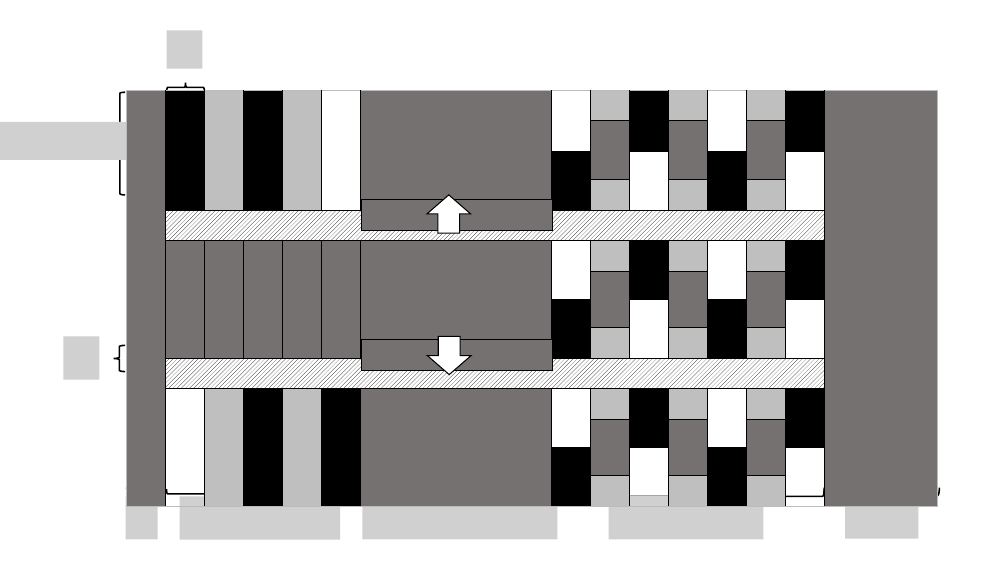
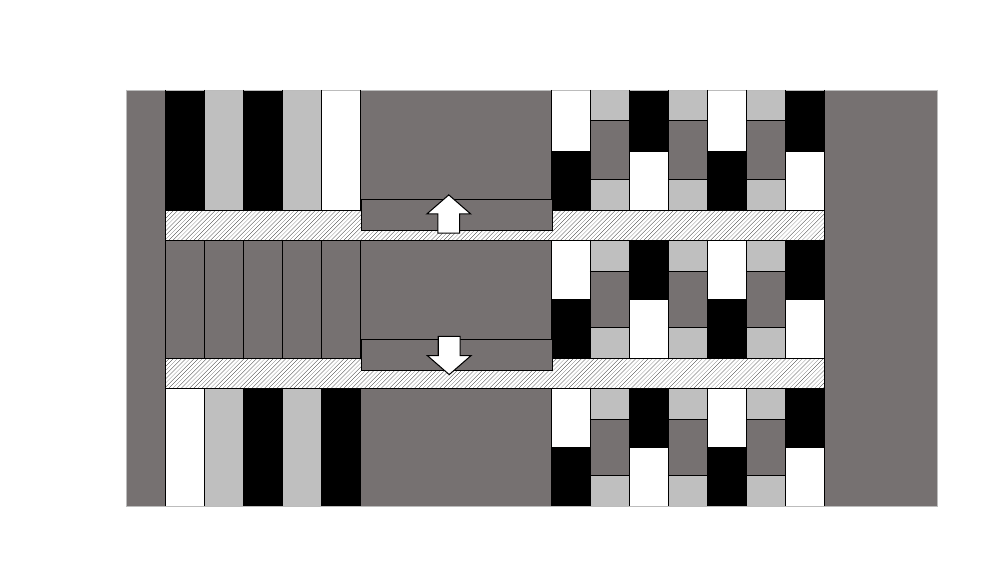
Before and after one commit to MasayaOda/SR, a slide deck: slide 1 of 図作成用パワーポイント/ojoken1.pptx. Drawn at 1008x567 pixels with LibreOffice and Linux fonts; fonts in the diff are those of the drawing; grey boxes stand for pictures. Boxes give left, top, right and bottom in pixels: in the first picture for what was removed or moved away, otherwise in the second. Text is boxed around its words. In the diff, an @@ line names an element or a change of style, - is before the commit and + after.

```diff
--- a/図作成用パワーポイント/ojoken1.pptx
+++ b/図作成用パワーポイント/ojoken1.pptx
@@ picture removed at (x1=166, y1=30, x2=202, y2=68) @@
@@ left brace removed at (x1=167, y1=83, x2=205, y2=93) @@
@@ left brace removed at (x1=115, y1=92, x2=126, y2=195) @@
@@ picture removed at (x1=0, y1=122, x2=140, y2=160) @@
@@ picture removed at (x1=64, y1=337, x2=99, y2=380) @@
@@ left brace removed at (x1=113, y1=346, x2=125, y2=372) @@
@@ picture removed at (x1=126, y1=496, x2=157, y2=539) @@
@@ left brace removed at (x1=167, y1=489, x2=359, y2=499) @@
@@ picture removed at (x1=180, y1=497, x2=340, y2=540) @@
@@ picture removed at (x1=362, y1=496, x2=557, y2=539) @@
@@ left brace removed at (x1=552, y1=490, x2=824, y2=503) @@
@@ picture removed at (x1=609, y1=496, x2=764, y2=539) @@
@@ left brace removed at (x1=824, y1=488, x2=940, y2=504) @@
@@ picture removed at (x1=845, y1=495, x2=919, y2=538) @@
```
Also in this commit, not shown: 4 other files.
